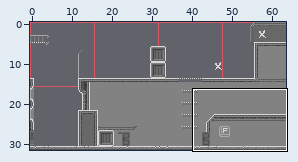
Tiled map -- resource/maps/third_level.tmx. Above, an overview of the earlier version with the close-up marked.
Close-up. Earlier state:
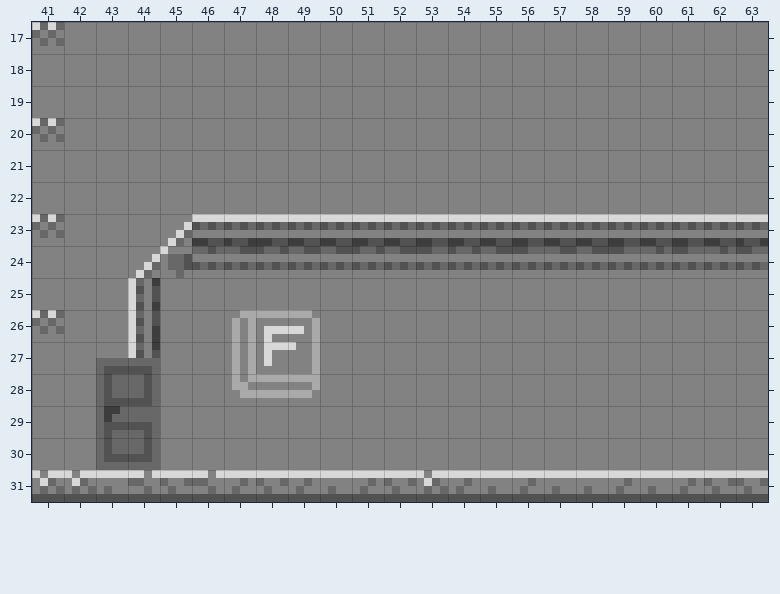
Cells are 4x4 px. Shown: x 41..63, y 17..31.
After the commit:
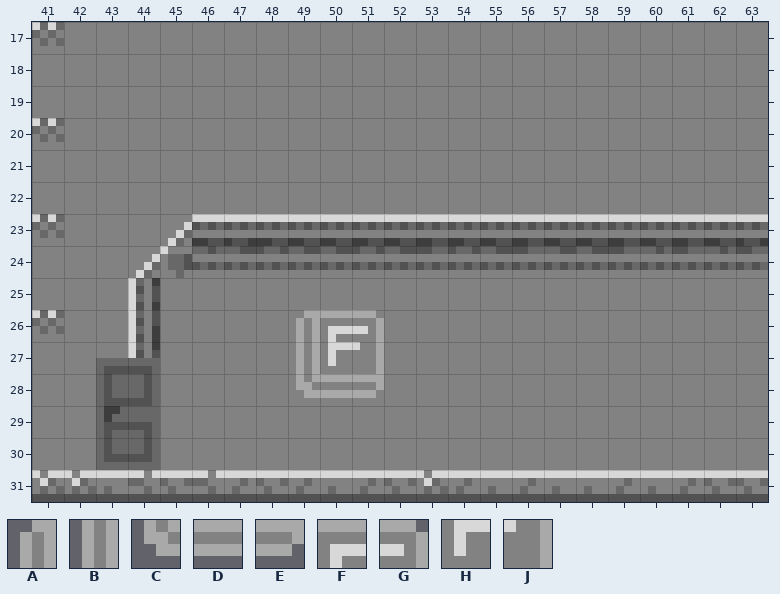
Key: from "city_tileset": A 285, B 301, C 317, D 318, E 319, F 334, G 335, H 350, J 351.
_ is an empty cell, . an unchanged one.
The exact change:
--- layer "a/front layer"
@@ x 47..51 @@
-26 AFG__
-27 BHJ__
-28 CDE__
+26 __AFG
+27 __BHJ
+28 __CDE
